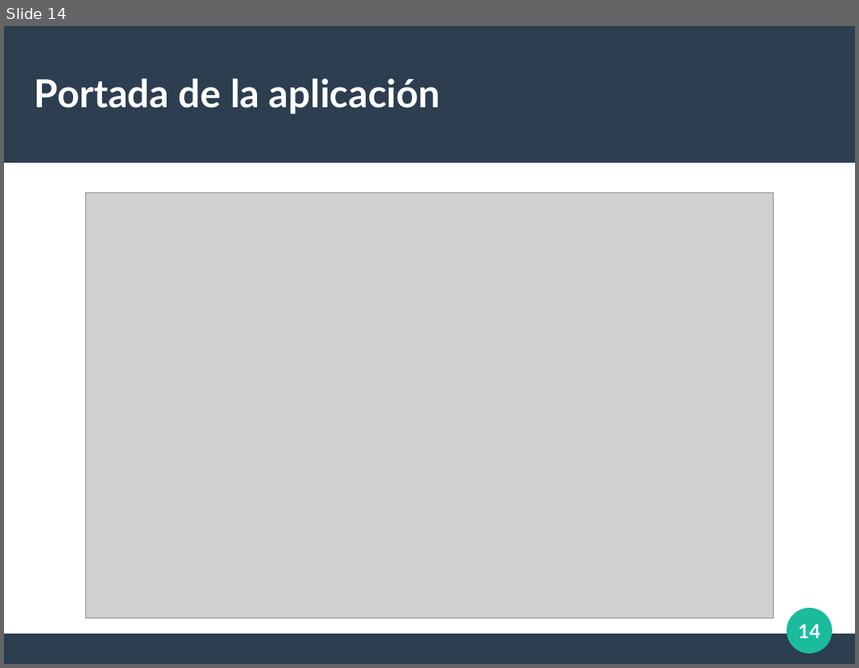
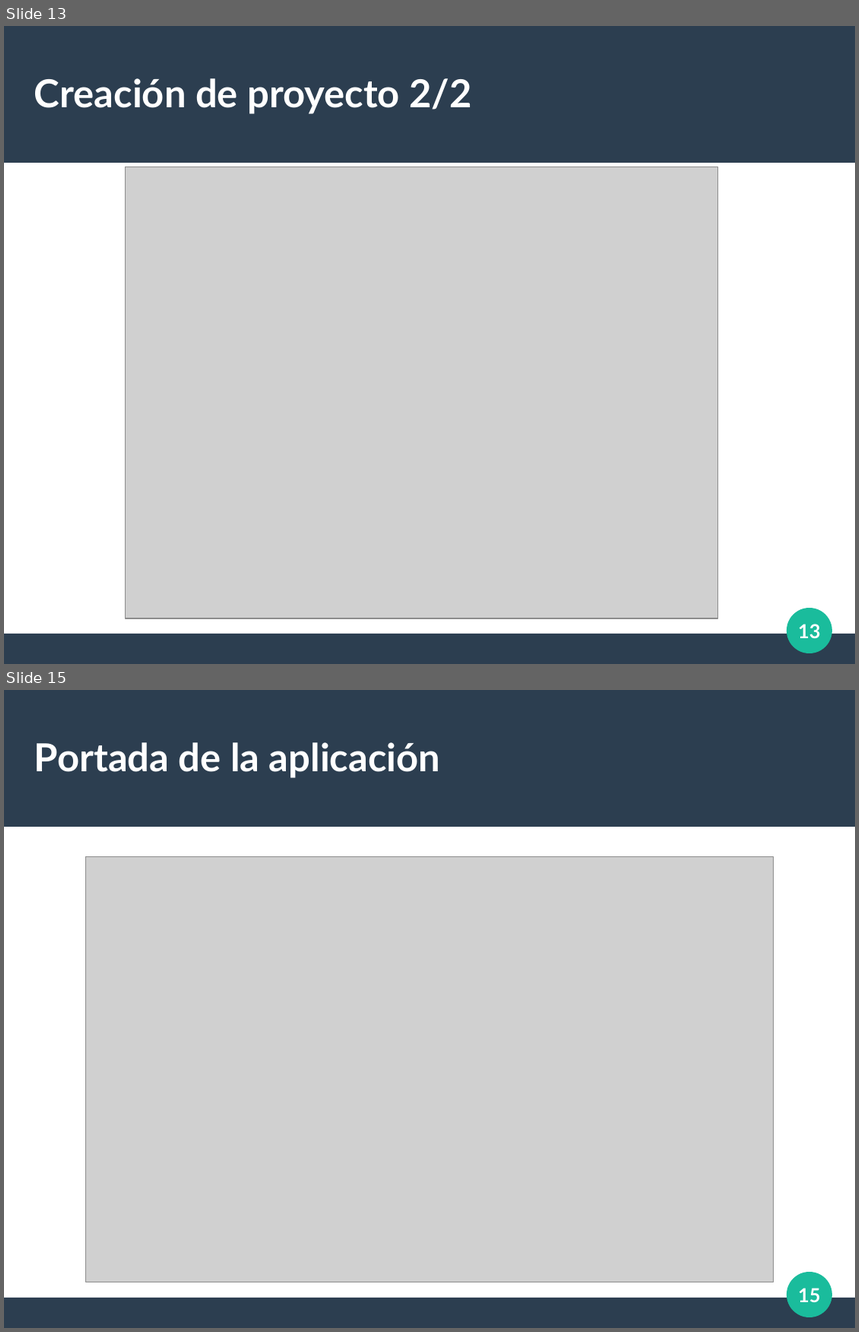
Before and after one commit to albeerto26/DjangoServerHeroku, a slide deck: diapos/Introduccion Django.odp. Shown one above the other, each under a label of ours: slide 14 before the commit, slides 13 and 15 after it; the slides between them are not shown. The pictures are 859x668 and 859x1332 pixels, drawn with LibreOffice and Linux fonts; fonts in the diff are those of the drawing; grey boxes stand for pictures. Boxes give left, top, right and bottom in pixels: in the first picture for what was removed or moved away, otherwise in the second. Text is boxed around its words. In the diff, an @@ line names an element or a change of style, - is before the commit and + after.

```diff
--- a/diapos/Introduccion Django.odp
+++ b/diapos/Introduccion Django.odp
@@ slide 13 added at [4,26,855,664], background #FFFFFF; not listed: 3 template elements that a slide beside it also shows @@
@@ title added at [34,78,472,114], 36 pt, text #FFFFFF, bold @@
+Creación de proyecto 2/2
@@ picture added at [126,167,718,620] @@
@@ page number added at [798,624,820,639], 18 pt, text #FFFFFF, bold @@
+13
@@ what was slide 14 is now slide 15 @@
@@ page number at [798,1288,820,1303]: text changed @@
-14
+15
```
Also in this commit, not shown: 3 slides changed, 2 other slides added, 2 slides removed, 4 other files.
